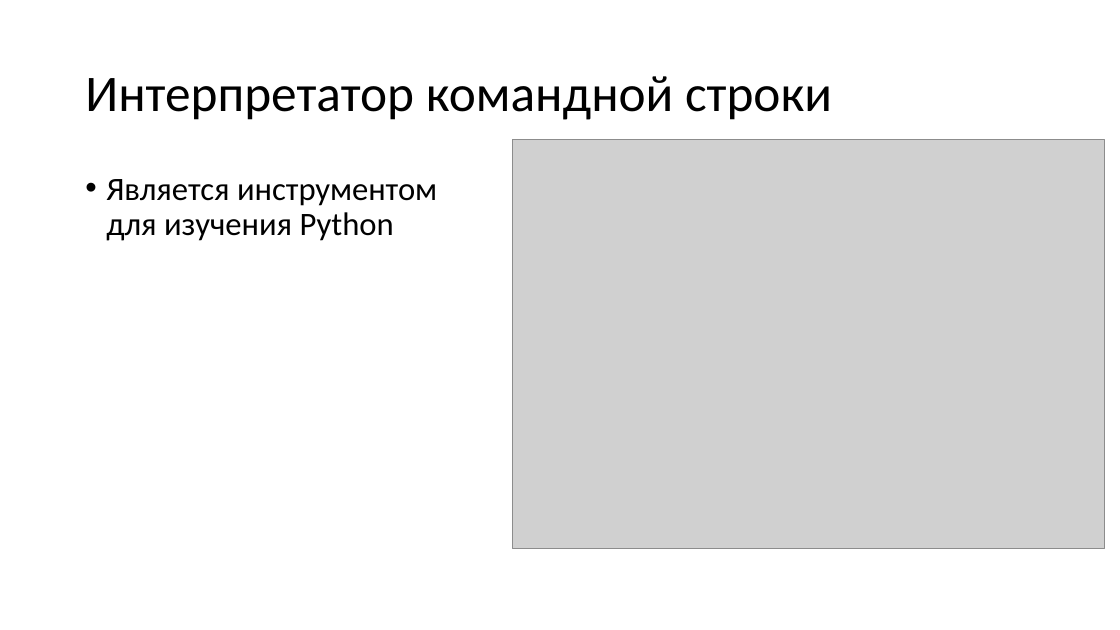
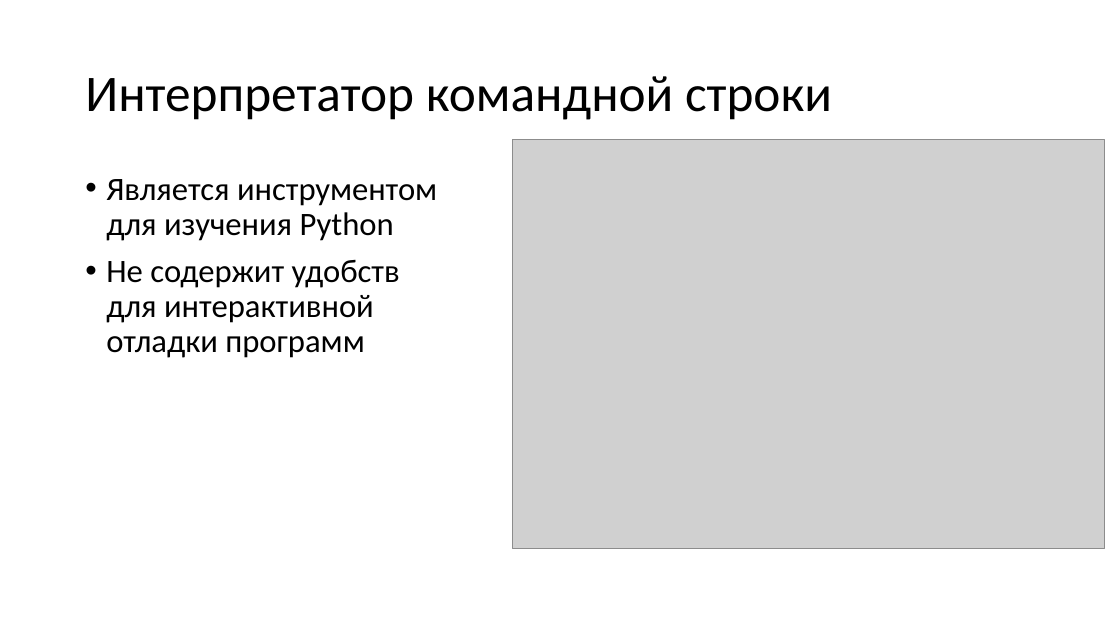
Before and after one commit to paveltsytovich/telegram-course, a slide deck: slide 16 of Presentation/Основы алгоритмизации и программирования.pptx. Drawn at 1120x630 pixels with LibreOffice and Linux fonts; fonts in the diff are those of the drawing; grey boxes stand for pictures. Boxes give left, top, right and bottom in pixels: in the first picture for what was removed or moved away, otherwise in the second. Text is boxed around its words. In the diff, an @@ line names an element or a change of style, - is before the commit and + after.

```diff
--- a/Presentation/Основы алгоритмизации и программирования.pptx
+++ b/Presentation/Основы алгоритмизации и программирования.pptx
@@ text at [106, 259, 400, 358]: paragraph added @@
+• Не содержит удобств
+  для интерактивной
+  отладки программ
```
Also in this commit, not shown: 6 slides added, 1 other file.
